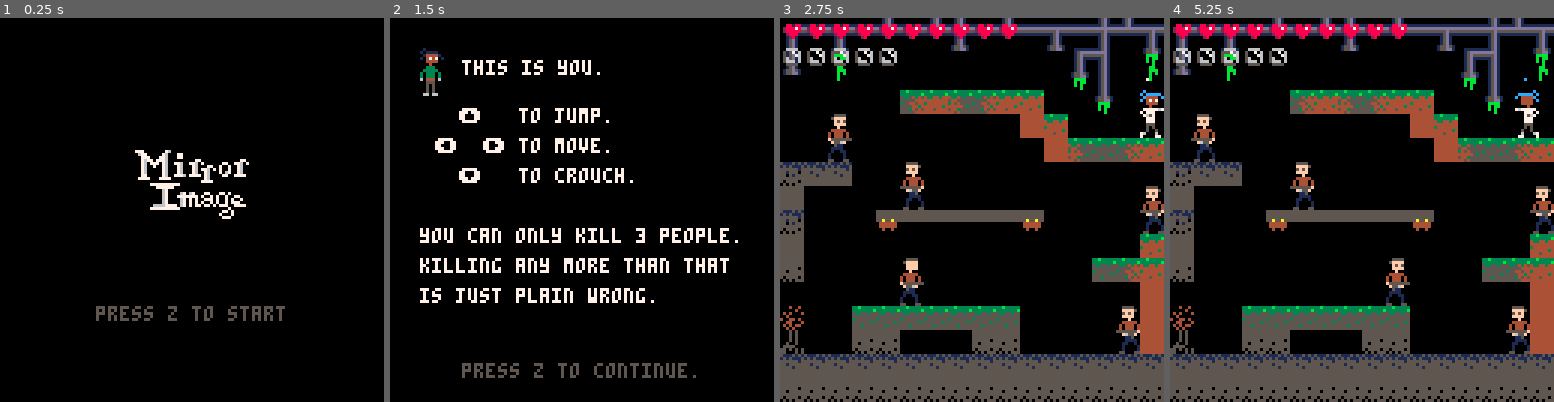
Above: before the commit, frames 1-4 (left to right).
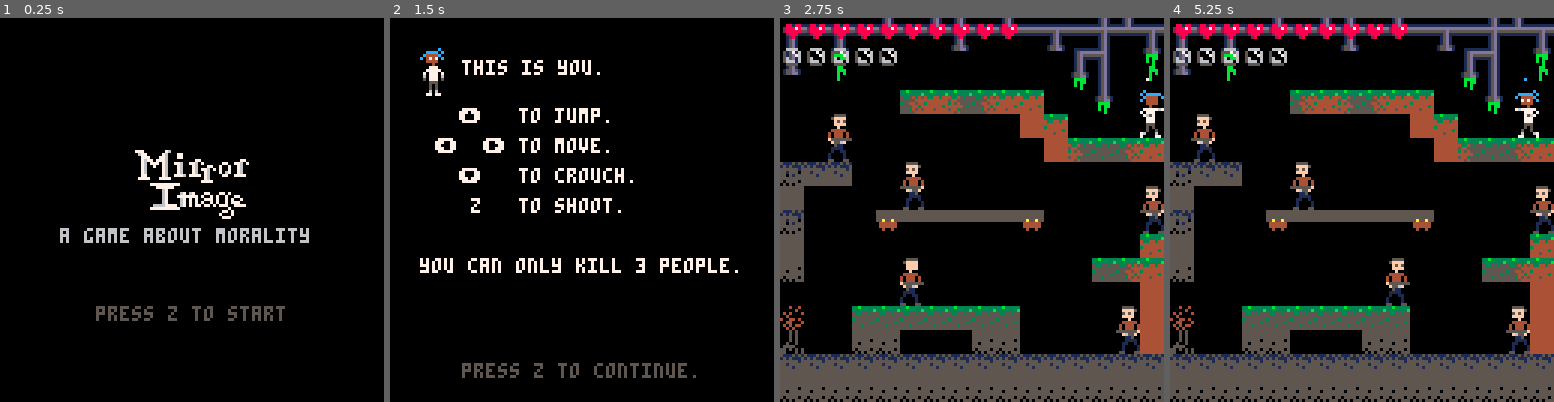
Above: after the commit, the same moments.

Repository: xMunchy/Mirror_Image
Game: PICO-8 cartridge prog.p8
Same seed, same stepped clock (60 frames per second), same inputs: the game is played once before the commit and once after it.
Inputs:
- Up to frame 1 (0.25 s): no input
- Up to frame 2 (1.5 s): tap X (X key) at 0.33, 1.07 s; tap O (Z key) at 0.7 s
- Up to frame 3 (2.75 s): hold Right 1.6-2.1 s; tap O (Z key) at 1.7, 2.1, 2.5 s; tap X (X key) at 1.85 s; hold Up 2.15-2.42 s; hold Right from 2.47 s (still down)
- Up to frame 4 (5.25 s): tap O (Z key) every 0.4 s from 2.9 to 4.9 s; tap X (X key) at 2.97, 4.08, 5.2 s; release Right at 3.03 s; hold Left 3.08-3.58 s; hold Down 3.63-3.97 s; hold Right 4.02-4.68 s; hold Up 4.73-5.03 s; hold Left from 5.08 s (still down)

The runs differ from the first frame. In frame 1, 1.1% of the frame differs, in the area x 15-81%, y 54-59%; in frame 2, 4.0%, in the area x 7-91%, y 7-75%; in frame 3, less than 0.1%; in frame 4, less than 0.1%.

Commit message:
add death anim/sfx, change instr, fiz z press

Diff:
--- a/prog.p8
+++ b/prog.p8
@@ -63,6 +63,7 @@
   --stealth = {neutral,evil,good}
   stealth = {0,-10,10}
   --blinking, offset = {standing,crouching}
+  blink_dur = 0.5
   eye_color = {7,8,7}
   eye_offset_y = {3,2}
   eye_offset_x = {3,4}
@@ -146,17 +147,6 @@
  path2 = {48,-48}
  path3 = {16,-16}
 
- --instruction screen
- blink_dur = 0.5
- instr_spr = {}
- instr_spr.x = 10
- instr_spr.y = 10
- instr_spr.eye_offset_x = player.eye_offset_x
- instr_spr.eye_offset_y = player.eye_offset_y
- instr_spr.eye_gap = player.eye_gap
- instr_spr.eyes_open = true
- instr_spr.next_blink = player.next_blink
- instr_spr.eye_color = eye_color[1]
 end
 
 --[[
@@ -189,6 +179,13 @@
  enemy.attack_s = {12,11,13}
  player.shoot_animt = 0.5
  enemy.shoot_h = {6,6}
+ enemy.dead_stand_s = {132,135}
+ enemy.dead_flat_s = {149,133}
+ enemy.dead_flat_s_h = {1,1}
+ enemy.dead_flat_s_w = {2,2}
+ enemy.dead_flat_h = {8,8}
+ enemy.dead_flat_w = {16,16}
+ enemy.death_t = time()
  enemy.surprised = 46
  enemy.reload = 2 --time between shots
  enemy.shoot_speed = 20
@@ -229,6 +226,7 @@
  enemy[k].eye_offset_y
  enemy[k].eye_gap
  enemy[k].eye_color
+ enemy[k].on_ground, bool for death
  enemy.bullet[i].x
  enemy.bullet[i].y
  enemy.bullet[i].direction
@@ -440,7 +438,7 @@
 ]]
 function player_die()
   player.is_dead = true
-  game = modes[3]
+  game = modes[4]
 end
 
 --[[
@@ -486,26 +484,28 @@
 direction the player is facing
 ]]
 function shoot()
- local k = get_valid_blast()
- if k != 0 then
-  blast.prevt = time() --time at latest shot
-  blast[k] = {}
-  --find y of blast
-  if player.is_crouching then
-   blast[k].y = player.y
+  local k = get_valid_blast()
+  if k != 0 then
+    blast.prevt = time() --time at latest shot
+    blast[k] = {}
+    --find y of blast
+    if player.is_crouching then
+      blast[k].y = player.y
+    else
+      blast[k].y = player.y+4
+    end
+    if player.flipped then --left
+      blast[k].x = player.x-blast.w+1
+      blast[k].mx = -blast.speed
+      blast[k].flipped = true
+    else --right
+      blast[k].x = player.x+player.w-1
+      blast[k].mx = blast.speed
+      blast[k].flipped = false
+    end
   else
-   blast[k].y = player.y+4
-  end
-  if player.flipped then --left
-   blast[k].x = player.x-blast.w+1
-   blast[k].mx = -blast.speed
-   blast[k].flipped = true
-  else --right
-   blast[k].x = player.x+player.w-1
-   blast[k].mx = blast.speed
-   blast[k].flipped = false
-  end
- end
+    sfx(34)
+  end
 end
 
 --[[
@@ -608,6 +608,7 @@
   enemy[k].eye_offset_y = enemy.eye_offset_y[kind]
   enemy[k].eye_gap = enemy.eye_gap[kind]
   enemy[k].eye_color = enemy.eye_color[kind]
+  enemy[k].on_ground = false
 end
 
 --[[
@@ -616,47 +617,60 @@
 ]]
 function move_enemy()
   for i=1,#enemy do
-    local dt = time() - enemy[i].prev_t
-    enemy[i].prev_t = time()
-    if enemy[i].path and --path exists
-       not enemy[i].sees_you and
-       not enemy[i].waiting then
-      local mt = time()-enemy[i].move_prevt
-      if mt >= enemy.move_animt then
-        enemy[i].move_prevt = time()
-        if enemy[i].s==enemy.s[enemy[i].kind] then
-          enemy[i].s = enemy.walk_s[enemy[i].kind]
-        else
+    if not enemy[i].is_dead then
+      local dt = time() - enemy[i].prev_t
+      enemy[i].prev_t = time()
+      if enemy[i].path and --path exists
+      not enemy[i].sees_you and
+      not enemy[i].waiting then
+        local mt = time()-enemy[i].move_prevt
+        if mt >= enemy.move_animt then
+          enemy[i].move_prevt = time()
+          if enemy[i].s==enemy.s[enemy[i].kind] then
+            enemy[i].s = enemy.walk_s[enemy[i].kind]
+          else
+            enemy[i].s = enemy.s[enemy[i].kind]
+          end
+        end
+        local p = enemy[i].path_prog
+        local xdirection = 0
+        if enemy[i].path[p] < 0 then --facing left
+          enemy[i].flipped = false
+          xdirection = -1
+        else --facing right
+          enemy[i].flipped = true
+          xdirection = 1
+        end
+        local front = enemy[i].x-1
+        local y1 = enemy[i].y
+        local y2 = y1+enemy[i].h-1
+        if(enemy[i].flipped) front=enemy[i].x+enemy[i].w
+        if(not h_collide(front,y1,y2)) enemy[i].x += xdirection*enemy[i].speed*dt
+        if abs(enemy[i].x-enemy[i].prev_x)>=abs(enemy[i].path[p]) or
+        h_collide(front,y1,y2) then
+          enemy[i].wait_start = time()
+          enemy[i].waiting = true
+          enemy[i].path_prog = p % #enemy[i].path+1
+          enemy[i].prev_x = enemy[i].x
+        end
+      elseif enemy[i].waiting and
+        time()-enemy[i].wait_start>=enemy.wait then
+          enemy[i].waiting = false
           enemy[i].s = enemy.s[enemy[i].kind]
-        end
       end
-      local p = enemy[i].path_prog
-      local xdirection = 0
-      if enemy[i].path[p] < 0 then --facing left
-        enemy[i].flipped = false
-        xdirection = -1
-      else --facing right
-        enemy[i].flipped = true
-        xdirection = 1
+    else --is dead
+      if time() > enemy[i].death_t and
+         not enemy[i].on_ground then
+        sfx(35)
+        enemy[i].on_ground = true
+        enemy[i].y += (enemy[i].s_h-enemy.dead_flat_s_h[enemy[i].kind])*8
+        enemy[i].s = enemy.dead_flat_s[enemy[i].kind]
+        enemy[i].s_h = enemy.dead_flat_s_h[enemy[i].kind]
+        enemy[i].s_w = enemy.dead_flat_s_w[enemy[i].kind]
+        enemy[i].h = enemy.dead_flat_h[enemy[i].kind]
       end
-      local front = enemy[i].x-1
-      local y1 = enemy[i].y
-      local y2 = y1+enemy[i].h-1
-      if(enemy[i].flipped) front=enemy[i].x+enemy[i].w
-      if(not h_collide(front,y1,y2)) enemy[i].x += xdirection*enemy[i].speed*dt
-      if abs(enemy[i].x-enemy[i].prev_x)>=abs(enemy[i].path[p]) or
-         h_collide(front,y1,y2) then
-        enemy[i].wait_start = time()
-        enemy[i].waiting = true
-        enemy[i].path_prog = p % #enemy[i].path+1
-        enemy[i].prev_x = enemy[i].x
-      end
-    elseif enemy[i].waiting and
-        time()-enemy[i].wait_start>=enemy.wait then
-        enemy[i].waiting = false
-        enemy[i].s = enemy.s[enemy[i].kind]
-    end
-  end --end for
+    end --end if
+  end --for
 end
 
 --[[
@@ -665,6 +679,13 @@
 ]]
 function kill_enemy(k)
  enemy[k].is_dead = true
+ enemy[k].s = enemy.dead_stand_s[enemy[k].kind]
+ enemy[k].death_t = time()+1
+ if player.x < enemy[k].x then
+   enemy[k].flipped = false
+ else
+   enemy[k].flipped = true
+ end
 end
 
 --[[
@@ -756,10 +777,8 @@
 
 function display_enemies()
   for i=1,#enemy do
-    if not enemy[i].is_dead then
-      spr(enemy[i].s,enemy[i].x,enemy[i].y,enemy[i].s_w,enemy[i].s_h,enemy[i].flipped)
-      display_eyes(enemy[i])
-    end
+    spr(enemy[i].s,enemy[i].x,enemy[i].y,enemy[i].s_w,enemy[i].s_h,enemy[i].flipped)
+    if(not enemy[i].is_dead) display_eyes(enemy[i])
   end
 end
 
@@ -1011,7 +1030,7 @@
 
 function _update60()
   if game=="title" then --splash
-    if btn(4) then
+    if btnp(4) then
      game = modes[2]
     end
   elseif game=="instr" then --instructions
@@ -1100,11 +1119,13 @@
       player.speed = speed[player.morality][1] --walking speed
     end
     --shoot
-    if btnp(4) and
-       player.lvl_killc<kill_limit
-       then
-     shoot()
-    player.shoot_start = time()
+    if btnp(4) then
+      if player.lvl_killc<kill_limit then
+        shoot()
+        player.shoot_start = time()
+      else
+        sfx(34)
+      end
   end
 
   if time()-player.shoot_start<player.shoot_animt then
@@ -1128,7 +1149,7 @@
      player_die()
    end
  elseif game=="over" then --dead
-   if btn(4) then
+   if btnp(4) then
      _init()
    end
  end
@@ -1138,17 +1159,19 @@
   cls()
   if game=="title" then --splash
     spr(192,44,44,5,3)
+    print("a game about morality",20,70,6)
     print("press z to start",32,96,5)
   elseif game=="instr" then
-    spr(sprites[1][1],10,10,neutral_w[1],neutral_h[1])
-    display_eyes(instr_spr)
+    player.x = 10
+    player.y = 10
+        spr(player.s,player.x,player.y,player.s_w,player.s_h,true)
+    display_eyes(player)
     print(" this is you.",20,14,7)
     print("  ⬆️   to jump.",15,30,7)
     print("⬅️  ➡️ to move.",15,40,7)
     print("  ⬇️   to crouch.",15,50,7)
-    print("you can only kill 3 people.",10,70,7)
-    print("killing any more than that",10,80,7)
-    print("is just plain wrong.",10,90,7)
+    print("   z   to shoot.",15,60,7)
+    print("you can only kill 3 people.",10,80,7)
     print("press z to continue.",24,115,5)
   elseif game=="game" then --game
     display_map(lvl)
@@ -1232,10 +1255,10 @@
 050505550000000000000000000000000000000000000000000000000015d1000015d10000000000000000000000000000000000000000000000000000000000
 00555500004444400000044444000000000000000000000000000000000000000000000000000000000000000000000000000000000000000000000000000000
 00ffff50004444400000044444000000000000000000000000000000000000000000000000000000000000000000000000000000000000000000000000000000
-005f5f00006446400000044444000000000000000000000000000000000000000000000000000000000000000000000000000000000000000000000000000000
+00ffff00004444400000044444000000000000000000000000000000000000000000000000000000000000000000000000000000000000000000000000000000
 00ffff00004444400000000440000000000444440000000000000000000055550000000000000000000000000000000000000000000000000000000000000000
 0000f0000000445500000044440000000004444400000000000000000005ffff0000000000000000000000000000000000000000000000000000000000000000
-004444400055555500000444444440000000440400000000004400500000f0f00000000000000000000000000000000000000000000000000000000000000000
+0044444000555555000004444444400000064464000000000044005000005f5f0000000000000000000000000000000000000000000000000000000000000000
 0404440405555555000044444400400000044444000001114444fff50000ffff0000000000000000000000000000000000000000000000000000000000000000
 04044404055055568888444440008000000004450551551144444ff5000000f00000000000000000000000000000000000000000000000000000000000000000
 5555555f666666668880444448888000040055550000000000000000000004440000000000000000000000000000000000000000000000000000000000000000
Not shown, changed: the sound effects (__sfx__) section of prog.p8
